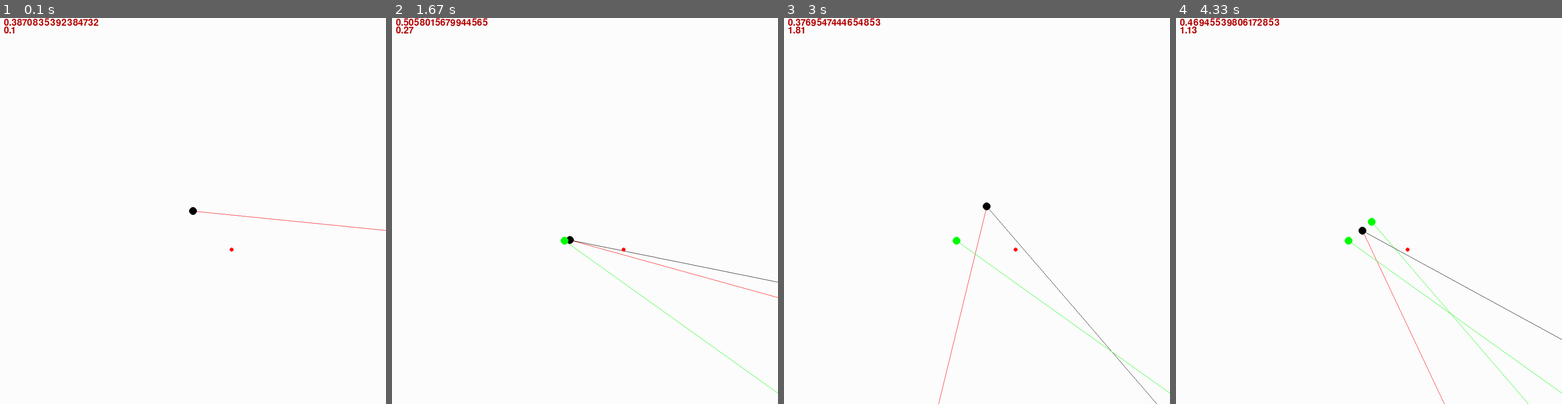
Above: before the commit, frames 1-4 (left to right).
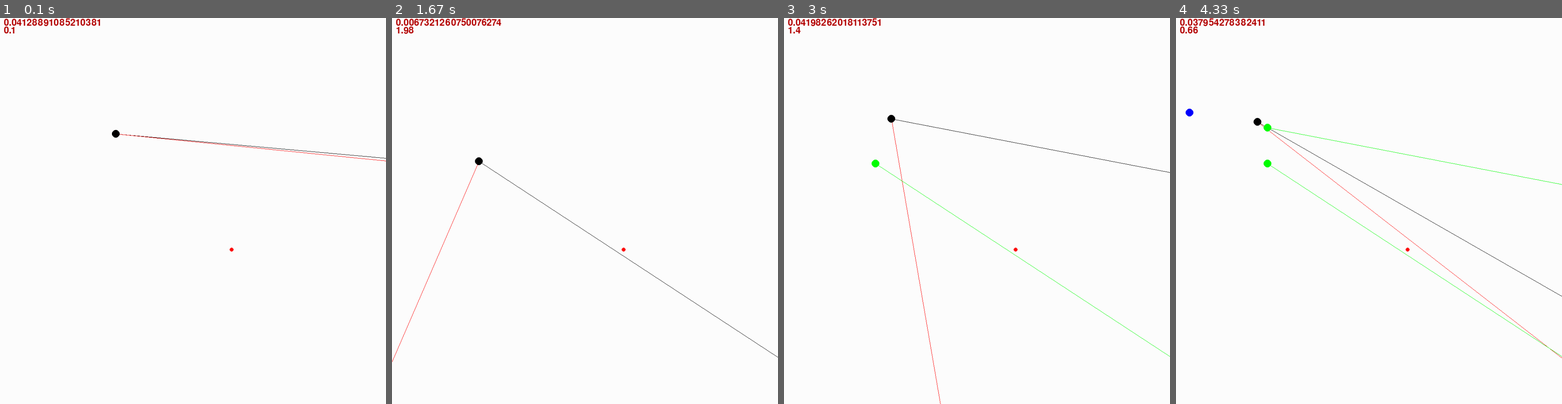
Above: after the commit, the same moments.

Repository: dimaystinov/kopter
Game: pygame game, started from main.py
Two runs of this game, one before a commit and one after it. Both use one fixed random seed, a clock stepped at 60 frames per second and the inputs below.
Inputs:
- Up to frame 1 (0.1 s): no input
- Up to frame 2 (1.67 s): hold D 0.33-0.8 s; hold W 0.83-1.13 s; hold D 1.17-1.63 s
- Up to frame 3 (3 s): hold A 1.67-2.2 s; tap E at 1.82 s; hold S 2.23-2.53 s; hold A 2.57-2.97 s
- Up to frame 4 (4.33 s): hold W 3-3.37 s; tap E at 3.15 s; hold D 3.4-4.03 s; hold S from 4.07 s (still down)

The runs differ from the first frame. In frame 1, 0.7% of the frame differs, in the area x 3-100%, y 0-56%; in frame 2, 1.1%; in frame 3, 1.3%; in frame 4, 1.7%, in the area x 1-100%, y 0-100%.

Commit message:
alpha 0.04

Diff:
--- a/classes.py
+++ b/classes.py
@@ -52,13 +52,13 @@
     def get_power_of_poi(self, drone: Drone):
         distance = math.sqrt((drone.x - self.x_poi) ** 2 + (drone.y - self.y_poi) ** 2)
         angle_to_point = math.atan2((self.y_poi - drone.y),(self.x_poi - drone.x))
-        return self.a / (distance ** 2) * math.cos(angle_to_point - drone.angle) #* float(random.randint(70, 120)
-                                                                                  #           / 100)
+        return self.a / (distance ** 2) * math.cos(angle_to_point - drone.angle) * float(random.randint(90, 110)
+                                                                                             / 100)
 
     def get_power_of_poi_pos(self, x: float, y: float, angle: float):
         distance = math.sqrt((x - self.x_poi) ** 2 + (y - self.y_poi) ** 2)
         angle_to_point = math.atan2((self.y_poi - y), (self.x_poi - x))
-        return self.a / (distance ** 2) * math.cos(angle_to_point - angle) * float(random.randint(70, 120) / 100)
+        return self.a / (distance ** 2) * math.cos(angle_to_point - angle) * float(random.randint(90, 110) / 100)
 
     def get_power_of_poi_many_times(self, drone: Drone, times: int = 0):
         all = 0
--- a/functions.py
+++ b/functions.py
@@ -1,19 +1,20 @@
 import math
 import classes
 import pygame_functions
+import setting
 
 
 def get_max(drone: classes.Drone, camera: classes.Camera, points: classes.Points):
     if drone.check:
         drone.rotate(0.01)
-        if drone.max_power < camera.get_power_of_poi_many_times(drone, 10):
+        if drone.max_power < camera.get_power_of_poi_many_times(drone, setting.CHECKS_NUM):
             drone.max_power = camera.get_power_of_poi(drone)
             drone.max_angle = drone.angle
     else:
         drone.angle = drone.max_angle
         points.push(drone)
         return True
-    if camera.get_power_of_poi(drone) < 0:
+    if camera.get_power_of_poi(drone) < 0 and drone.max_angle:
         drone.angle = drone.max_angle
         points.push(drone)
         return True
--- a/main.py
+++ b/main.py
@@ -1,17 +1,18 @@
 import classes
 import functions
 import pygame_functions
+import setting
 
 if __name__ == "__main__":
     window = pygame_functions.Window()
-    drone = classes.Drone(500, 500, 0)
+    drone = classes.Drone(300, 300, 0)
     camera = classes.Camera(600, 600, 10000)
     points = classes.Points()
     count = 0
     while True:
         window.update(drone, camera, points)
         window.get_keyboard(drone)
-        if count < 10:
+        if count < setting.DOTS_NUM:
             if functions.get_max(drone, camera, points):
                 count += 1
                 drone.fly(30, 30, 0.5)
--- a/pygame_functions.py
+++ b/pygame_functions.py
@@ -52,6 +52,25 @@
             y2 = y2 + 10000 * math.sin(i[1])
             pygame.draw.line(self.screen, setting.LAST_COLOR, i[0], (x2, y2),
                              setting.THICKNESS_DRONE_LINE)
+        point_x = 0
+        point_y = 0
+        count_points = 0
+        if len(points.get_all_points()) > 1:
+            for i in points.get_all_points():
+                for j in points.get_all_points():
+                        if i != j:
+                                k1 = math.tan(i[1])
+                                b1 = i[0][1] - k1 * i[0][0]
+                                k2 = math.tan(j[1])
+                                b2 = j[0][1] - k2 * j[0][0]
+                                if k1 == k2:
+                                    continue
+                                point_x += (b2 - b1) / (k1 - k2)
+                                point_y += k1 * (b2 - b1) / (k1 - k2) + b1
+                                count_points += 1
+            point_x /= count_points
+            point_y /= count_points
+            pygame.draw.circle(self.screen, setting.MIDDLE_COLOR, (point_x, point_y), setting.RADIUS_DRONE)
         f1 = pygame.font.Font(None, 36)
         text1 = f1.render(f"{camera.get_power_of_poi(drone)}", True,
                           (180, 0, 0))
--- a/setting.py
+++ b/setting.py
@@ -8,3 +8,6 @@
 RADIUS_POI = 5
 RADIUS_DRONE = 10
 THICKNESS_DRONE_LINE = 1
+MIDDLE_COLOR = (0, 0, 255)
+DOTS_NUM = 10
+CHECKS_NUM = 10
